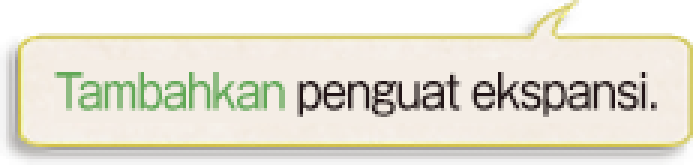
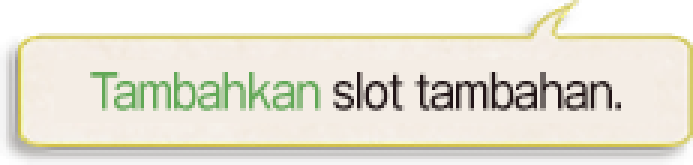
Layered file, before and after one edit (693x165). Changes by layer:
renamed "Tambahkan penguat ekspansi." to "Tambahkan slot tambahan.", painted on it over bbox(54, 72, 657, 117)
